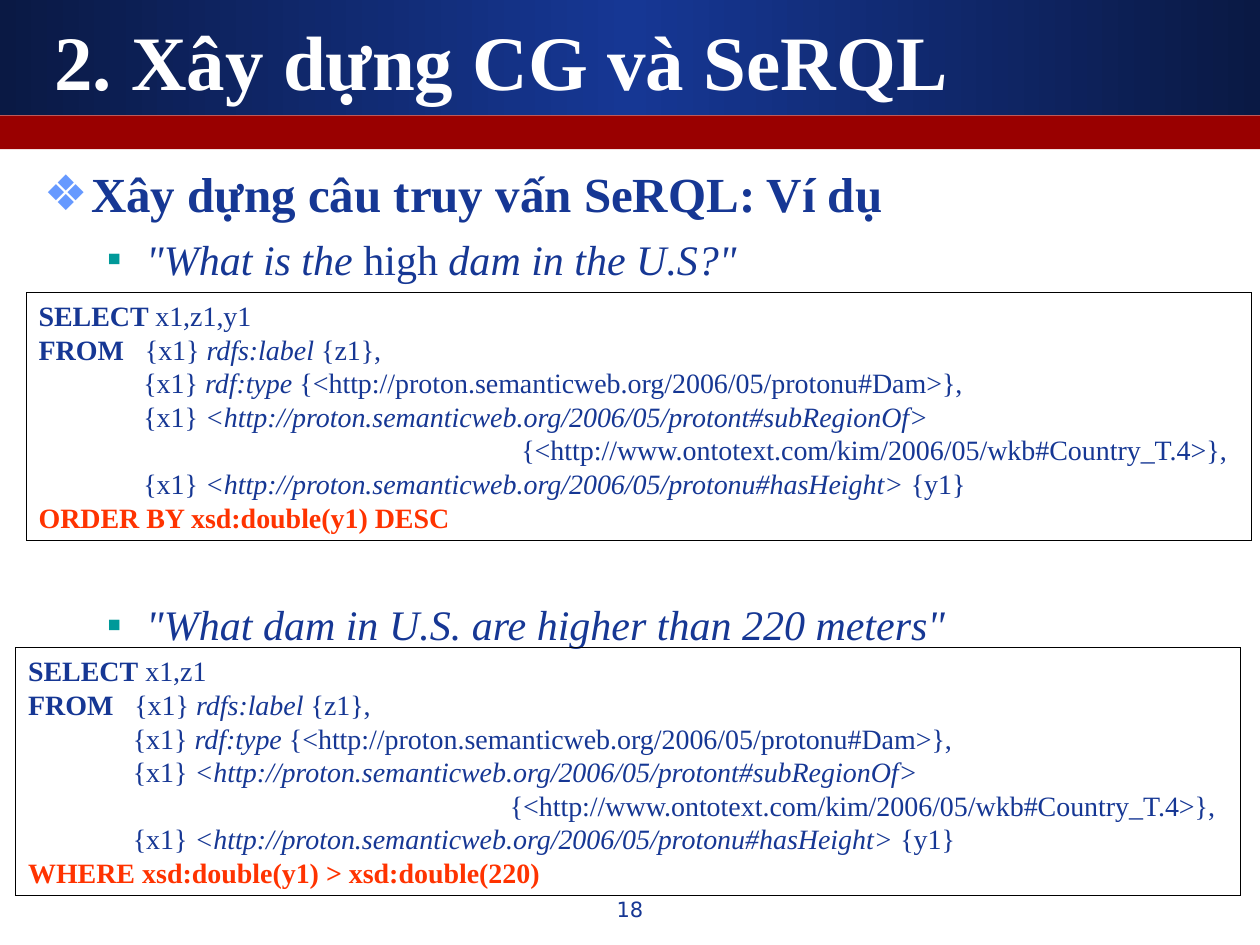
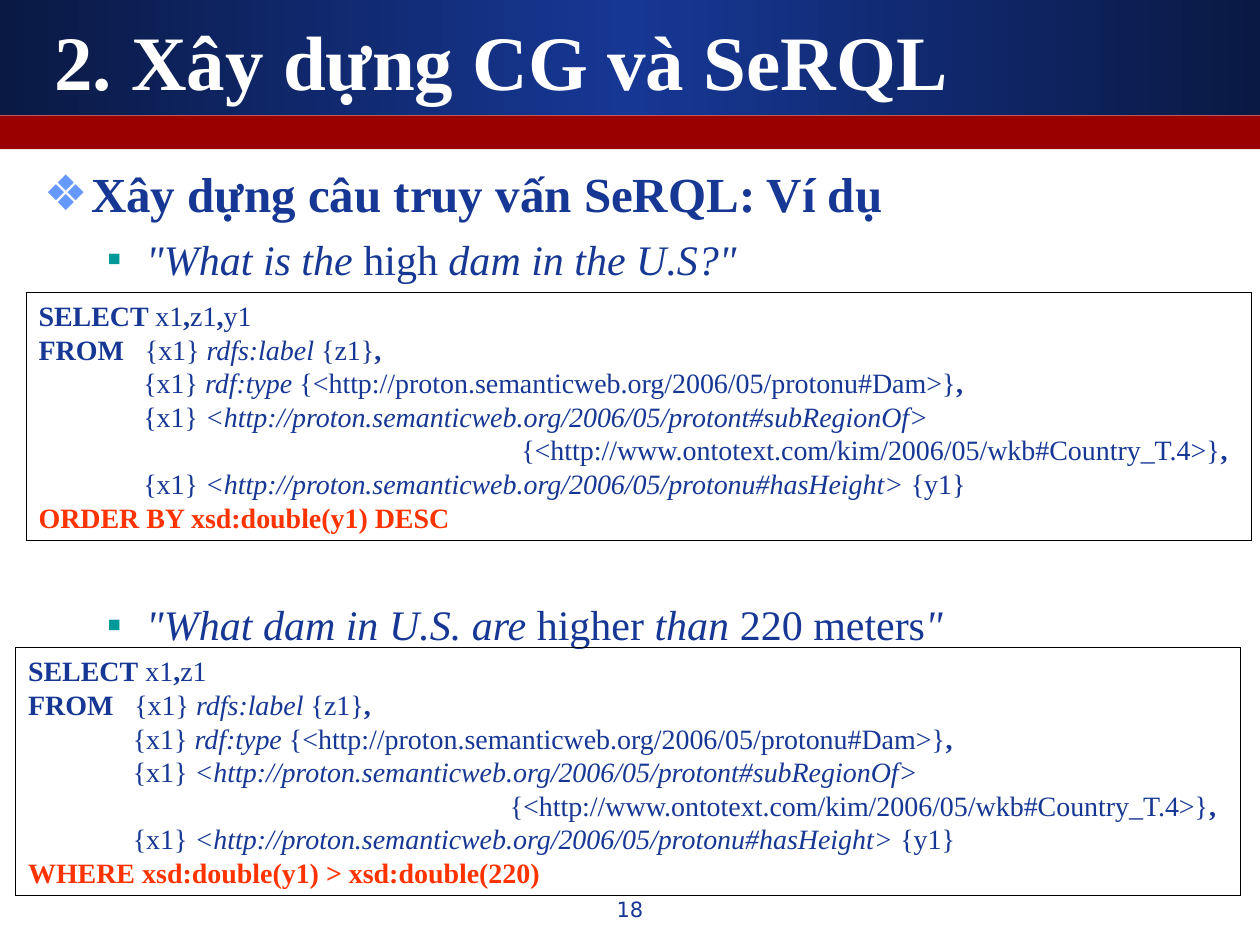
Before and after one commit to leaderwing/kt-kimres, a slide deck: slide 18 of note/[Thesis] Presentation.ppt. Drawn at 1260x945 pixels with LibreOffice and Linux fonts; fonts in the diff are those of the drawing. Boxes give left, top, right and bottom in pixels: in the first picture for what was removed or moved away, otherwise in the second. Text is boxed around its words. In the diff, an @@ line names an element or a change of style, - is before the commit and + after.

```diff
--- a/note/[Thesis] Presentation.ppt
+++ b/note/[Thesis] Presentation.ppt
@@ text in rectangle at [39,307,1227,466]: bold on in "x1,z1,y1", "{z1},", "{<http://proton.semanticweb.org/2006/05/protonu#Dam>},", "{<http://www.ontotext.com/kim/2006/05/wkb#Country_T.4>}," @@
@@ text at [146,611,943,649]: italic off in "higher 220 meters"" @@
@@ text in rectangle at [28,662,1216,821]: bold on in "x1,z1", "{z1},", "{<http://proton.semanticweb.org/2006/05/protonu#Dam>},", "{<http://www.ontotext.com/kim/2006/05/wkb#Country_T.4>}," @@
```
Also in this commit, not shown: 4 other slides changed, 1 slide added.
